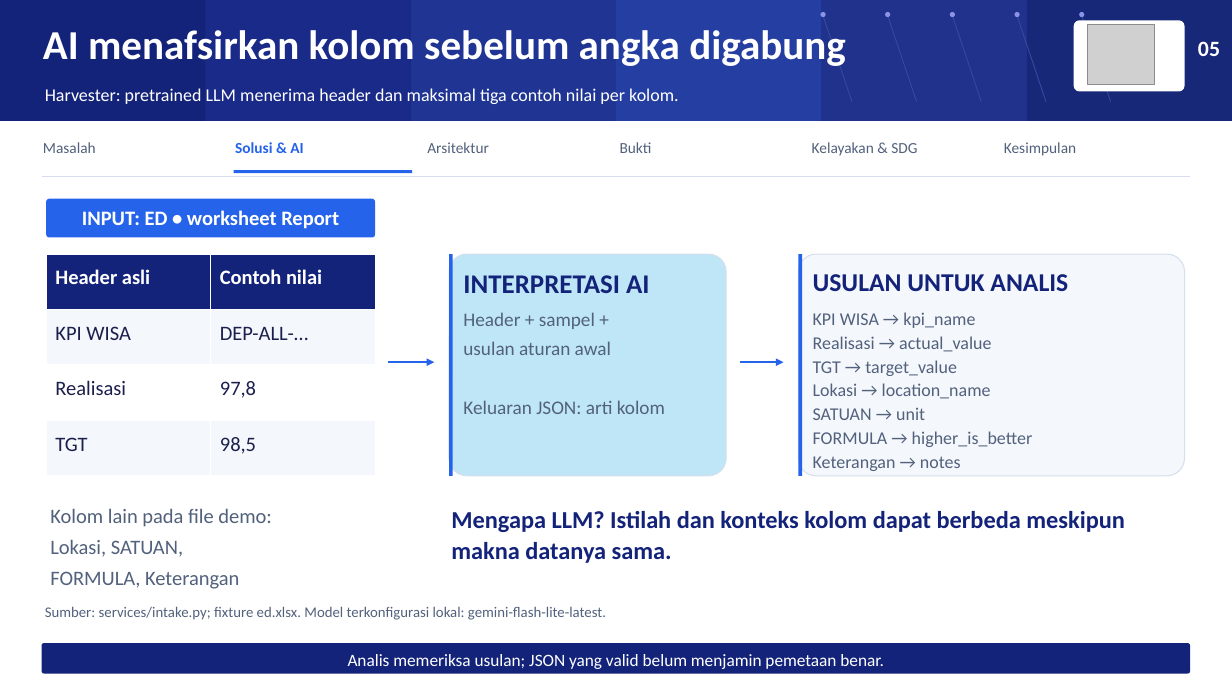
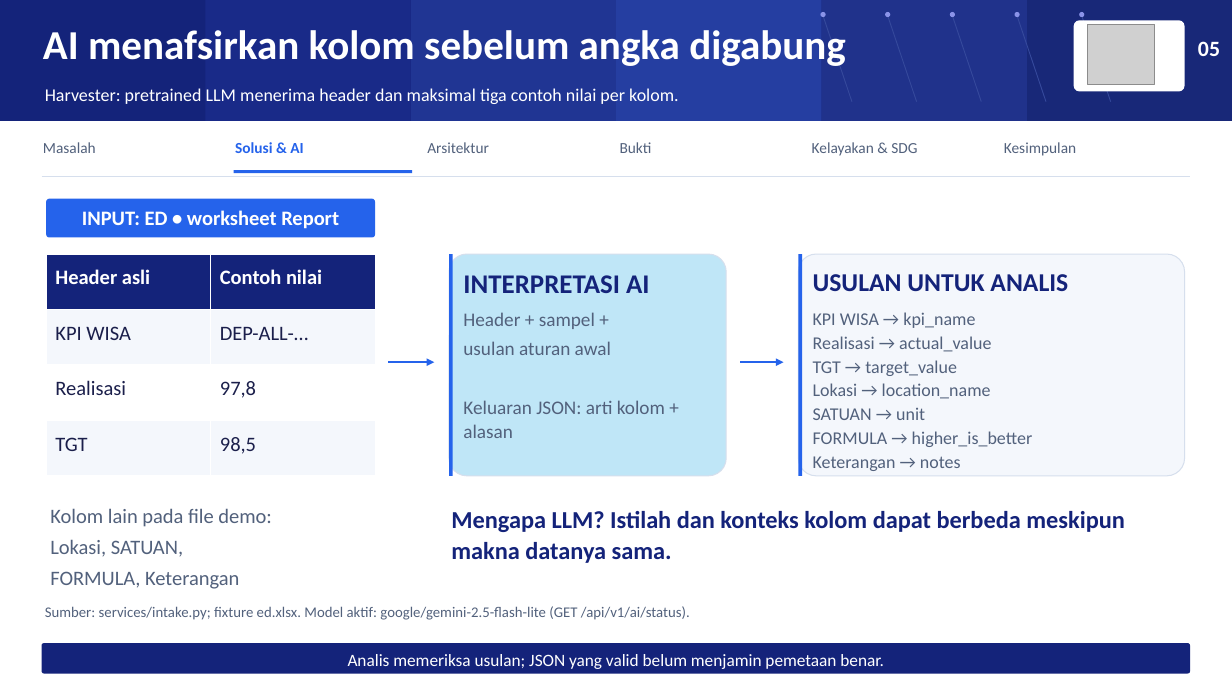
Before and after one commit to Llovind/OmniKP, a slide deck: slide 5 of output/deck/itase-evidence/omniKPI_ITASE_Evidence_Story.pptx. Drawn at 1232x693 pixels with LibreOffice and Linux fonts; fonts in the diff are those of the drawing; grey boxes stand for pictures. Boxes give left, top, right and bottom in pixels: in the first picture for what was removed or moved away, otherwise in the second. Text is boxed around its words. In the diff, an @@ line names an element or a change of style, - is before the commit and + after.

```diff
--- a/output/deck/itase-evidence/omniKPI_ITASE_Evidence_Story.pptx
+++ b/output/deck/itase-evidence/omniKPI_ITASE_Evidence_Story.pptx
@@ text at [463, 400, 665, 438]: text changed @@
-Keluaran JSON: arti kolom
+Keluaran JSON: arti kolom + alasan
@@ text at [45, 606, 690, 620]: text changed @@
-Sumber: services/intake.py; fixture ed.xlsx. Model terkonfigurasi lokal: gemini-flash-lite-latest.
+Sumber: services/intake.py; fixture ed.xlsx. Model aktif: google/gemini-2.5-flash-lite (GET /api/v1/ai/status).
```
Also in this commit, not shown: 5 other slides changed, 41 other files.
